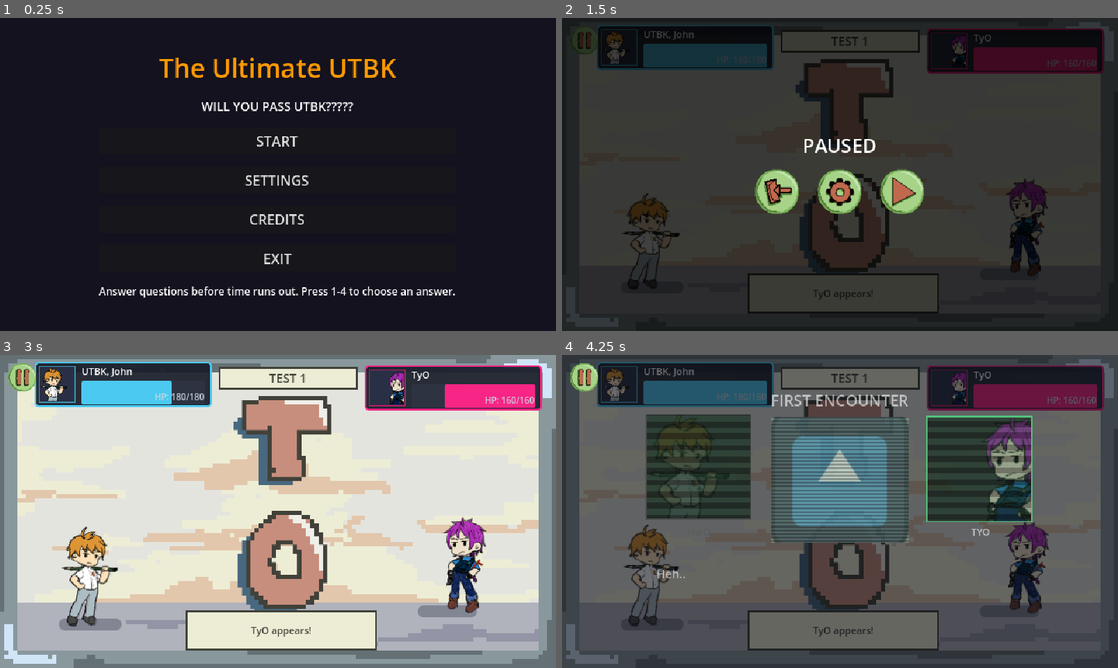
Above: before the commit, frames 1-4 (two rows, left to right).
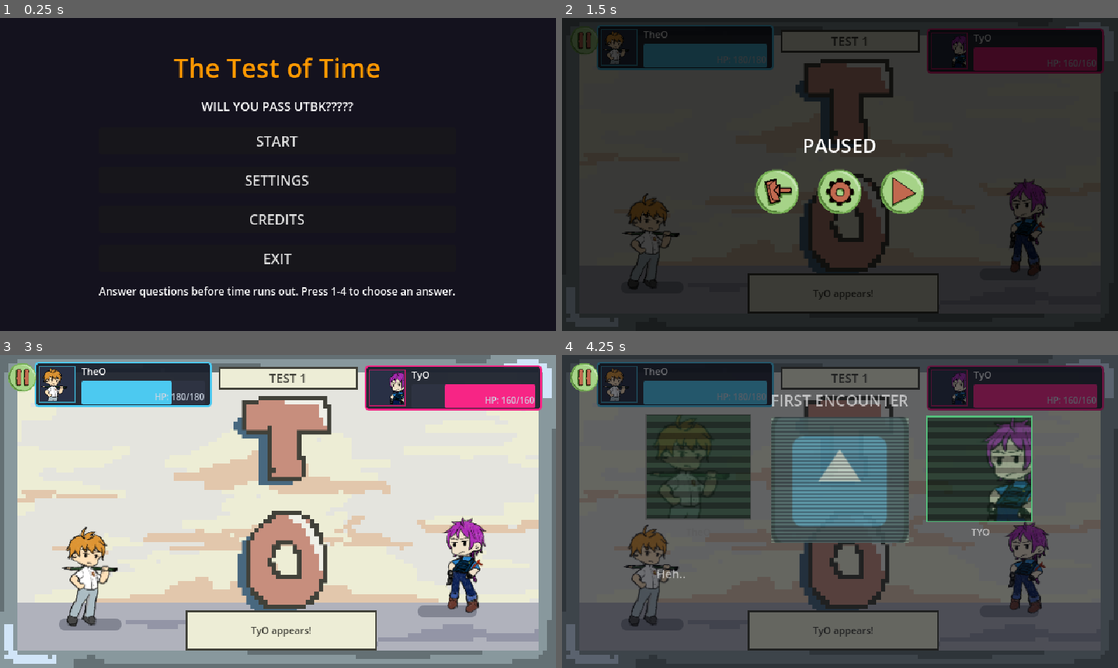
Above: after the commit, the same moments.

Repository: haikal0179/Hands-On-GIMAPP-Bytngjbbl
Game: Godot game, scene res://features/title/title.tscn
The game is run twice, just before and just after one commit, with the same random seed, the same clock (stepped at 60 frames per second) and the same inputs.
Inputs (mouse positions are in pixels of both pictures, inside the frame that each line leads up to):
- Up to frame 1 (0.25 s): no input
- Up to frame 2 (1.5 s): click "START" at 0.5 s; click (584, 39) at 1.25 s
- Up to frame 3 (3 s): click (216, 530) at 2 s; click "START" at 2.75 s
- Up to frame 4 (4.25 s): tap Enter (ui_accept) at 3.5, 3.77 s; move the mouse to (962, 495) at 3.52 s; tap Space at 3.6 s; click (962, 495) at 3.67 s

The runs differ from the first frame. In frame 1, 1.4% of the frame differs, in the area x 28-72%, y 12-20%; in frame 2, less than 0.1%; in frame 3, 0.1%; in frame 4, 0.1%.

Commit message:
feat(ui): change the protagonist and game name

Diff:
--- a/core/config.gd
+++ b/core/config.gd
@@ -13,7 +13,7 @@
 const QUESTIONS_DIR := "res://data/questions"          # level_1.json ... level_4.json
 
 # ---- player ----
-const PLAYER_NAME := "UTBK, John"
+const PLAYER_NAME := "TheO"
 const PLAYER_MAX_HP := 180
 const BASE_DAMAGE := 40
 
--- a/features/battle/battle.gd
+++ b/features/battle/battle.gd
@@ -17,7 +17,7 @@
 @export var intro_pause := 1.3      # jeda "musuh muncul" sebelum soal pertama
 @export var resolve_pause := 1.4    # jeda layar battle setelah jawaban (intermezzo)
 
-# "Inner thoughts" John (tema lore): muncul sebagai pesan saat gagal.
+# "Inner thoughts" TheO (tema lore): muncul sebagai pesan saat gagal.
 const THOUGHTS := {
 	"wrong": ["...I know this. Why did I forget?", "That's not it... that's not the answer.", "My memory's a mess."],
 	"timeout": ["Blank. My mind's gone empty.", "Time's up...", "I'm taking too long to think."],
@@ -153,7 +153,7 @@
 	if allow_dodge:
 		for u in GameState.owned_upgrades():
 			if u.should_dodge():
-				ui.show_message(thought + "\n" + u.display_name + ": John dodges!")
+				ui.show_message(thought + "\n" + u.display_name + ": TheO dodges!")
 				ui.float_text("player", "DODGE!", Color(0.5, 1.0, 0.6))
 				await _wait(0.3)
 				return
@@ -181,7 +181,7 @@
 		await story_ui.play_story("level_%d_post" % (GameState.level + 1))
 	else:
 		Audio.play_sfx("lose")
-		ui.show_message("John has run out of energy...")
+		ui.show_message("TheO has run out of energy...")
 		await _wait(1.6)
 	GameState.finish_level(won)
 
--- a/features/battle/battle_ui.gd
+++ b/features/battle/battle_ui.gd
@@ -204,7 +204,7 @@
 
 	enemy_custom_root.size = Vector2(target_w, target_h)
 	enemy_custom_root.pivot_offset = enemy_custom_root.size * 0.5
-	# kanan-atas di semua mode (normal & quiz), sejajar dengan kartu John
+	# kanan-atas di semua mode (normal & quiz), sejajar dengan kartu TheO
 	enemy_custom_root.position = Vector2(640.0 - target_w - 16.0, 12.0)
 
 	# Slot bar & angka HP mengikuti posisi slot di aset
--- a/features/battle/battle_ui.tscn
+++ b/features/battle/battle_ui.tscn
@@ -98,7 +98,7 @@
 offset_right = 214.0
 offset_bottom = 24.0
 theme_override_font_sizes/font_size = 12
-text = "UTBK, John"
+text = "TheO"
 
 [node name="PlayerHpBar" type="ProgressBar" parent="PlayerCard"]
 unique_name_in_owner = true
--- a/features/story/dialogue.gd
+++ b/features/story/dialogue.gd
@@ -52,7 +52,7 @@
 	left_frame.add_theme_stylebox_override("panel", left_style)
 	right_frame.add_theme_stylebox_override("panel", right_style)
 
-	left_name_label = _attach_name_label(left_frame, "JOHN UTBK")
+	left_name_label = _attach_name_label(left_frame, "TheO")
 	right_name_label = _attach_name_label(right_frame, "ENEMY")
 
 	var top_section := $RootUI/MainMargin/MainVBox/TopSection
--- a/features/title/title.gd
+++ b/features/title/title.gd
@@ -9,7 +9,7 @@
 func _ready() -> void:
 	Audio.play_music("prologue") # BGM
 	var box := UIKit.centered_column(self, 14)
-	box.add_child(UIKit.make_label("The Ultimate UTBK", 30, Color(1.0, 0.6, 0.0)))
+	box.add_child(UIKit.make_label("The Test of Time", 30, Color(1.0, 0.6, 0.0)))
 	box.add_child(UIKit.make_label("WILL YOU PASS UTBK?????", 14))
 
 	# 1. Tombol MULAI (tetap pakai GameState.new_game bawaan tim)
@@ -47,7 +47,7 @@
 
 	var credit_box := UIKit.centered_column(credit_overlay, 12)
 	credit_box.add_child(UIKit.make_label("TEAM CREDITS", 24, Color(1.0, 0.6, 0.0)))
-	credit_box.add_child(UIKit.make_label("The Ultimate UTBK\n\n- Team Member 1 (Role)\n- Team Member 2 (Role)\n- Team Member 3 (Role)", 14))
+	credit_box.add_child(UIKit.make_label("The Test of Time\n\n- Team Member 1 (Role)\n- Team Member 2 (Role)\n- Team Member 3 (Role)", 14))
 
 	var close_btn := UIKit.make_button("CLOSE", 16)
 	close_btn.pressed.connect(credit_overlay.hide)
--- a/normal_state.gd
+++ b/normal_state.gd
@@ -20,7 +20,7 @@
 
 # ---- Numbers you can tweak in the Inspector ----
 @export var stage_title := "Test 1"
-@export var player_name := "UTBK, John"
+@export var player_name := "TheO"
 @export var player_max_hp := 180
 @export var player_damage := 40          # damage to enemy on a correct + on-time answer
 @export var card_shrink_scale := 0.6     # size of the HP cards while the quiz is open
